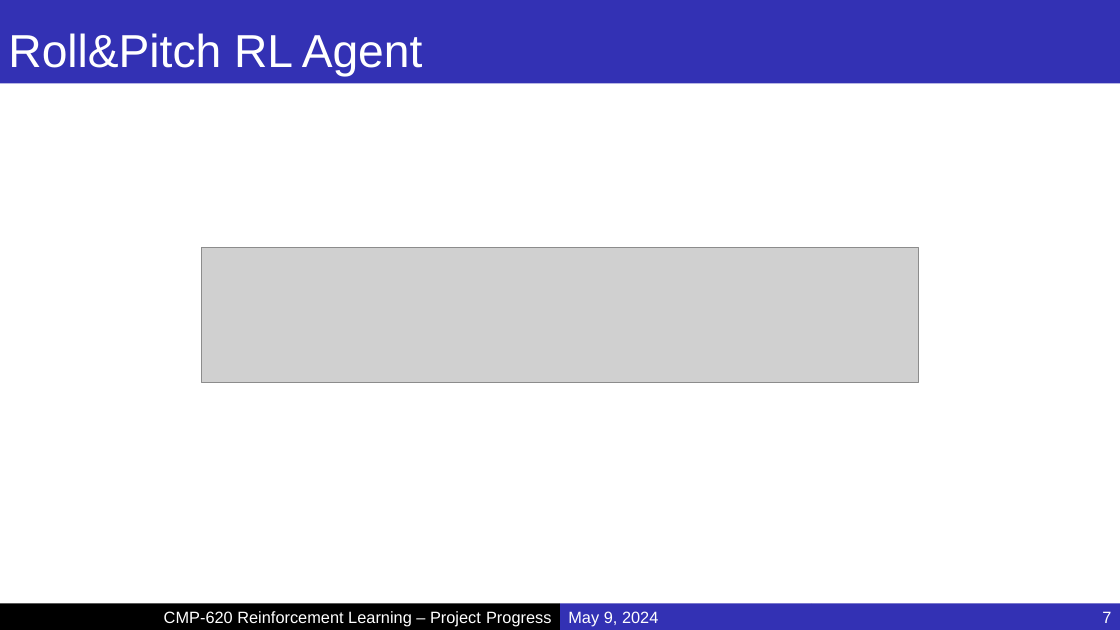
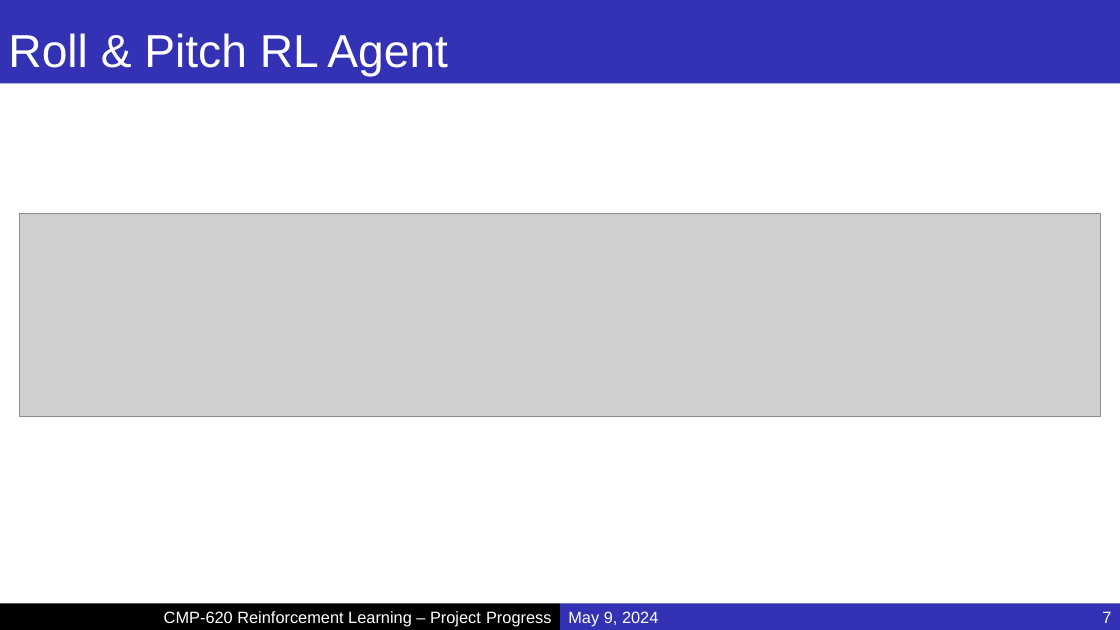
Before and after one commit to MucahidRidvanKaplan/ParrotQuadcopterRL, a slide deck: slide 7 of Progress.pptx. Drawn at 1120x630 pixels with LibreOffice and Linux fonts; fonts in the diff are those of the drawing; grey boxes stand for pictures; background and template pictures are left out. Boxes give left, top, right and bottom in pixels: in the first picture for what was removed or moved away, otherwise in the second. Text is boxed around its words. In the diff, an @@ line names an element or a change of style, - is before the commit and + after.

```diff
--- a/Progress.pptx
+++ b/Progress.pptx
@@ title at [8,33,448,76]: spaces changed @@
-Roll&Pitch RL Agent
+Roll & Pitch RL Agent
@@ picture: place and size @@
-picture at [202,248,919,382]
+picture at [20,213,1101,417]
```
Also in this commit, not shown: 5 other slides changed.
